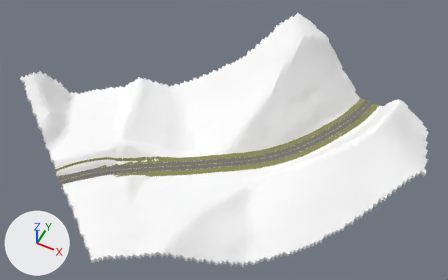
One commit to the glTF model app/world/hand/conz_34.glb: the scene before it, then after it.
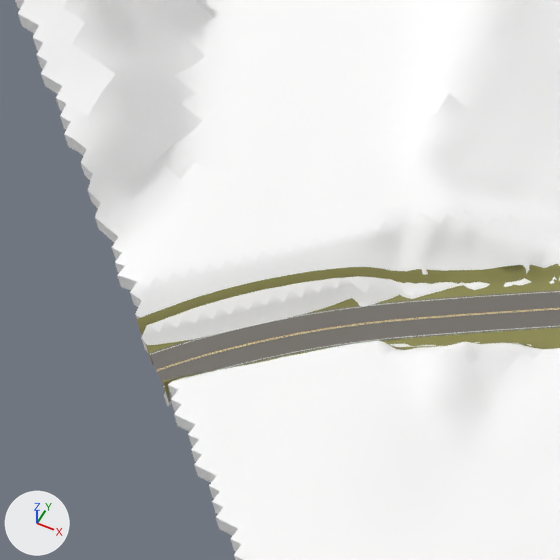
Each version appears first whole from a 50 mm camera at (121.0, -260.5, 414.5) aimed at (-6.7, -5.1, 95.3), and next in a close-up on the part from 5% to 34% of the width and 34% to 81% of the height. Lighting does not change. The marker at lower left points along +X, +Y and +Z. The last two pictures show the newer version.

Before the edit, the objects in view are built like this:
```python
me_mesh_1 = bpy.data.meshes.new('Mesh_1')
me_mesh_1.from_pydata(...)  # 1262 vertices, 2260 faces; spans x 1249.0..1414.0, y 71.0..253.0, z 72.0..92.0
me_mesh_1.materials.append(mat_verge)  # yellow #8d8b53
me_mesh_2 = bpy.data.meshes.new('Mesh_2')
me_mesh_2.from_pydata(...)  # 1262 vertices, 2260 faces; spans x 1239.0..1402.0, y 78.0..255.0, z 71.0..91.0
me_mesh_2.materials.append(mat_verge)  # yellow #8d8b53
me_mesh_5 = bpy.data.meshes.new('Mesh_5')
me_mesh_5.from_pydata(...)  # 11535 vertices, 23520 faces; spans x 1191.0..1463.0, y 35.0..263.0, z 58.0..132.0
me_mesh_5.materials.append(mat_hand_terrain)  # white #ffffff
ob_terrain34 = bpy.data.objects.new('terrain34', me_mesh_5)
ob_terrain34.location = (-1337.5, -156.1, 0.0)
ob_verge34l = bpy.data.objects.new('verge34L', me_mesh_1)
ob_verge34l.location = (-1337.5, -156.1, 0.0)
ob_verge34r = bpy.data.objects.new('verge34R', me_mesh_2)
ob_verge34r.location = (-1337.5, -156.1, 0.0)
# also in view: 'road34' at (-11.4, 7.8, 80.4)
```
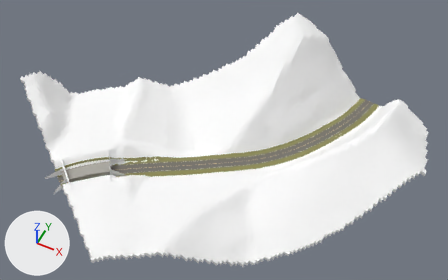
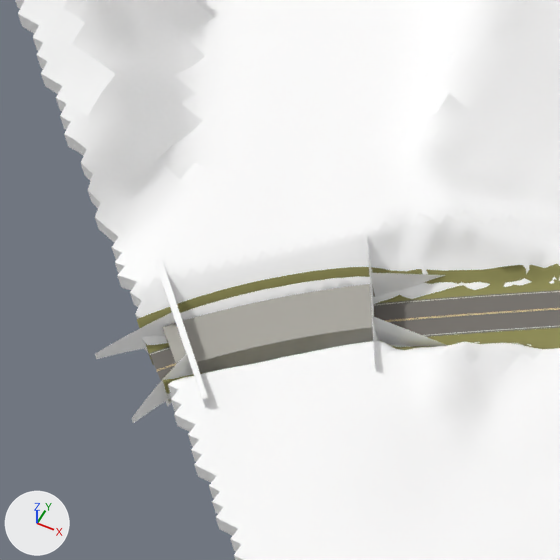
Edits to the bpy script that builds the scene:
```text
Add mat_bunker_conc:
    mat_bunker_conc = principled_material('bunker_conc')
    mat_bunker_conc.base_color = (0.401, 0.388, 0.349)  # grey #aaa79f
    mat_bunker_conc.roughness = 0.9
Add mat_bat_concrete:
    mat_bat_concrete = principled_material('bat_concrete')
    mat_bat_concrete.base_color = (1.0, 1.0, 1.0)  # white #ffffff
    mat_bat_concrete.roughness = 0.9
Add me_mesh_9:
    me_mesh_9.from_pydata(...)  # 68 vertices, 96 faces; spans x 1243.9..1273.2, y 75.3..103.6, z 85.0..90.4
    me_mesh_9.materials.append(mat_bunker_conc)  # grey #aaa79f
Add me_mesh_6:
    me_mesh_6.from_pydata(...)  # 40 vertices, 36 faces; spans x 1235.2..1260.7, y 66.1..90.1, z 85.4..94.0
    me_mesh_6.materials.append(mat_bat_concrete)  # white #ffffff
Add me_mesh_5_1:
    me_mesh_5_1.from_pydata(...)  # 36 vertices, 32 faces; spans x 1261.8..1284.6, y 87.9..113.0, z 84.7..93.3
    me_mesh_5_1.materials.append(mat_bat_concrete)  # white #ffffff
Add ob_posts_upline34:
    ob_posts_upline34 = bpy.data.objects.new('posts_upline34', me_mesh_9)
    ob_posts_upline34.location = (-1337.5, -156.1, 0.0)
Add ob_posts_upass34_21730:
    ob_posts_upass34_21730 = bpy.data.objects.new('posts_upass34_21730', me_mesh_6)
    ob_posts_upass34_21730.location = (-1337.5, -156.1, 0.0)
Add ob_posts_upass34_21700:
    ob_posts_upass34_21700 = bpy.data.objects.new('posts_upass34_21700', me_mesh_5_1)
    ob_posts_upass34_21700.location = (-1337.5, -156.1, 0.0)
```

Location of each change, [x1, y1, x2, y2] in pixels of the close-ups (560 x 560 px):
'posts_upline34', added
    after: [163, 284, 375, 373]
'posts_upass34_21730', added
    after: [95, 259, 208, 423]
'posts_upass34_21700', added
    after: [367, 236, 448, 368]
